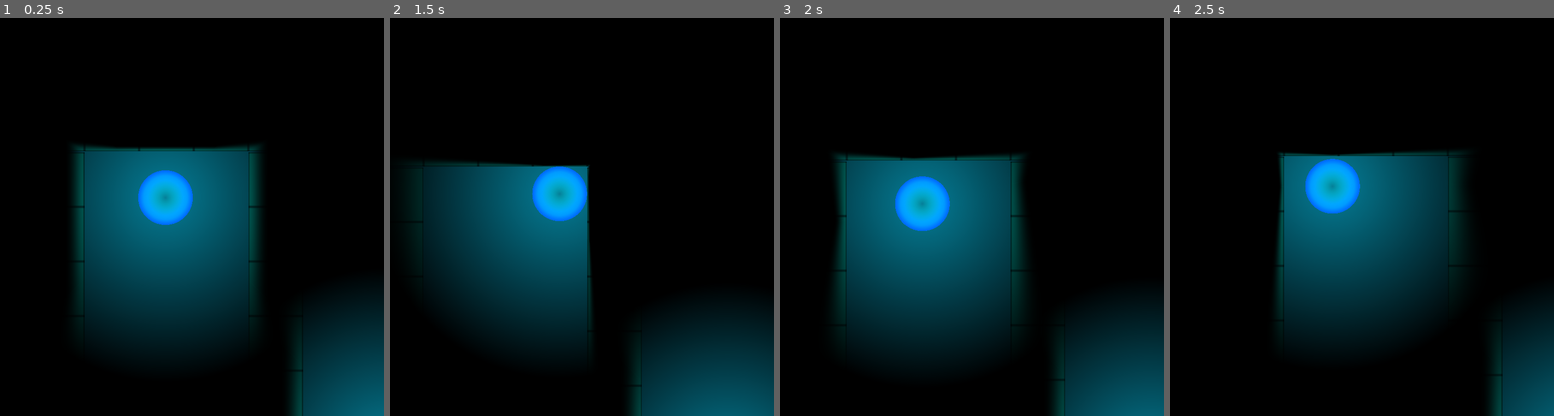
Above: before the commit, frames 1-4 (left to right).
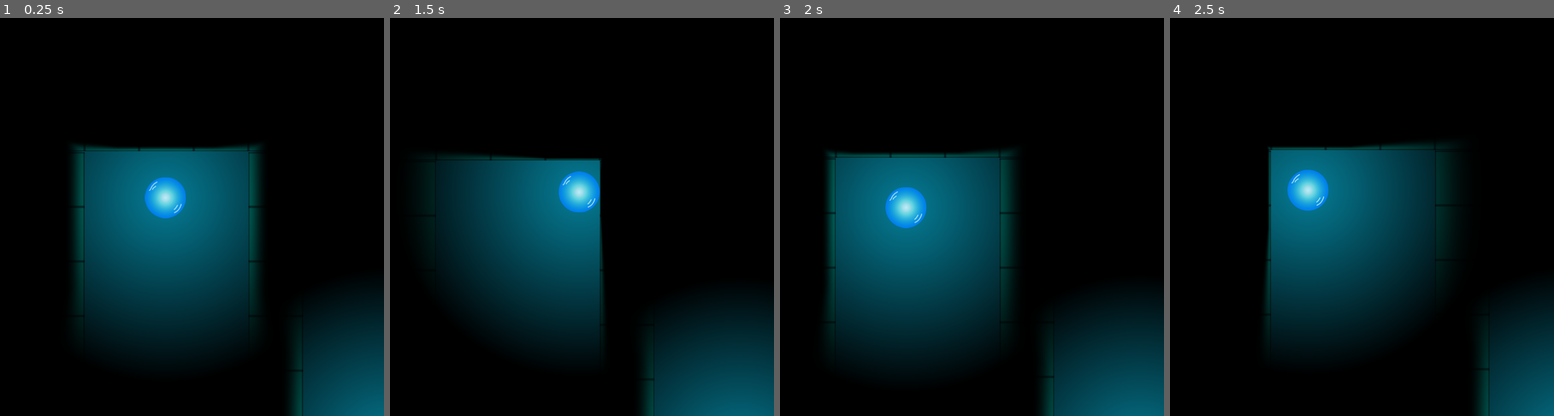
Above: after the commit, the same moments.

Repository: jacob-grahn/bubble-racing
Game: Godot game, scene res://map/Map.tscn
Two runs of this game, one before a commit and one after it. Both use one fixed random seed, a clock stepped at 60 frames per second and the inputs below.
Inputs (mouse positions are in pixels of both pictures, inside the frame that each line leads up to):
- Up to frame 1 (0.25 s): no input
- Up to frame 2 (1.5 s): tap Enter at 0.5 s; move the mouse to (651, 177) at 0.52 s; click (651, 177) at 0.67 s; move the mouse to (466, 220) at 1.27 s; click (466, 220) at 1.42 s
- Up to frame 3 (2 s): no input
- Up to frame 4 (2.5 s): move the mouse to (1377, 101) at 2.02 s; click (1377, 101) at 2.17 s

The runs differ from the first frame. In frame 1, 1.3% of the frame differs, in the area x 35-51%, y 38-52%; in frame 2, 4.6%; in frame 3, 6.2%; in frame 4, 6.4%, in the area x 24-87%, y 31-100%.

Commit message:
update the look of the bubble

Diff:
--- a/bubble/Bubble.tscn
+++ b/bubble/Bubble.tscn
@@ -6,18 +6,10 @@
 [sub_resource type="CircleShape2D" id=1]
 
 [node name="RigidBody2D" type="RigidBody2D"]
+mode = 2
 gravity_scale = 0.0
 
-[node name="Sprite" type="Sprite" parent="."]
-scale = Vector2( 0.2, 0.2 )
-texture = ExtResource( 1 )
-
-[node name="CollisionShape2D" type="CollisionShape2D" parent="."]
-scale = Vector2( 5, 5 )
-shape = SubResource( 1 )
-
 [node name="Light2D" type="Light2D" parent="."]
-position = Vector2( -1.54972e-05, -0.999986 )
 scale = Vector2( 0.676, 0.676 )
 texture = ExtResource( 2 )
 color = Color( 1, 0.964706, 0.894118, 1 )
@@ -28,6 +20,15 @@
 shadow_filter = 2
 shadow_filter_smooth = 10.0
 
+[node name="CollisionShape2D" type="CollisionShape2D" parent="."]
+scale = Vector2( 3.7, 3.7 )
+shape = SubResource( 1 )
+
 [node name="Camera2D" type="Camera2D" parent="."]
 current = true
 smoothing_enabled = true
+smoothing_speed = 2.0
+
+[node name="Sprite" type="Sprite" parent="."]
+modulate = Color( 1, 1, 1, 0.588235 )
+texture = ExtResource( 1 )
--- a/bubble/PlayerBubble.tscn
+++ /dev/null
@@ -1,9 +0,0 @@
-[gd_scene load_steps=3 format=2]
-
-[ext_resource path="res://bubble/Bubble.tscn" type="PackedScene" id=1]
-[ext_resource path="res://bubble/Bubble.gd" type="Script" id=2]
-
-[node name="PlayerBubble" type="Node2D"]
-
-[node name="Bubble" parent="." instance=ExtResource( 1 )]
-script = ExtResource( 2 )
Binary file changed: bubble/bubble.png
